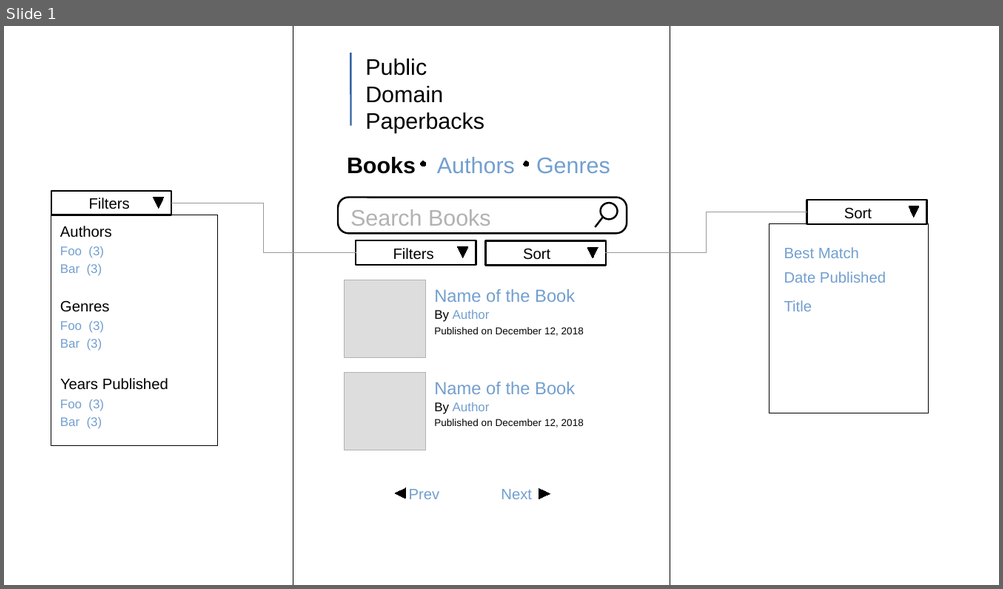
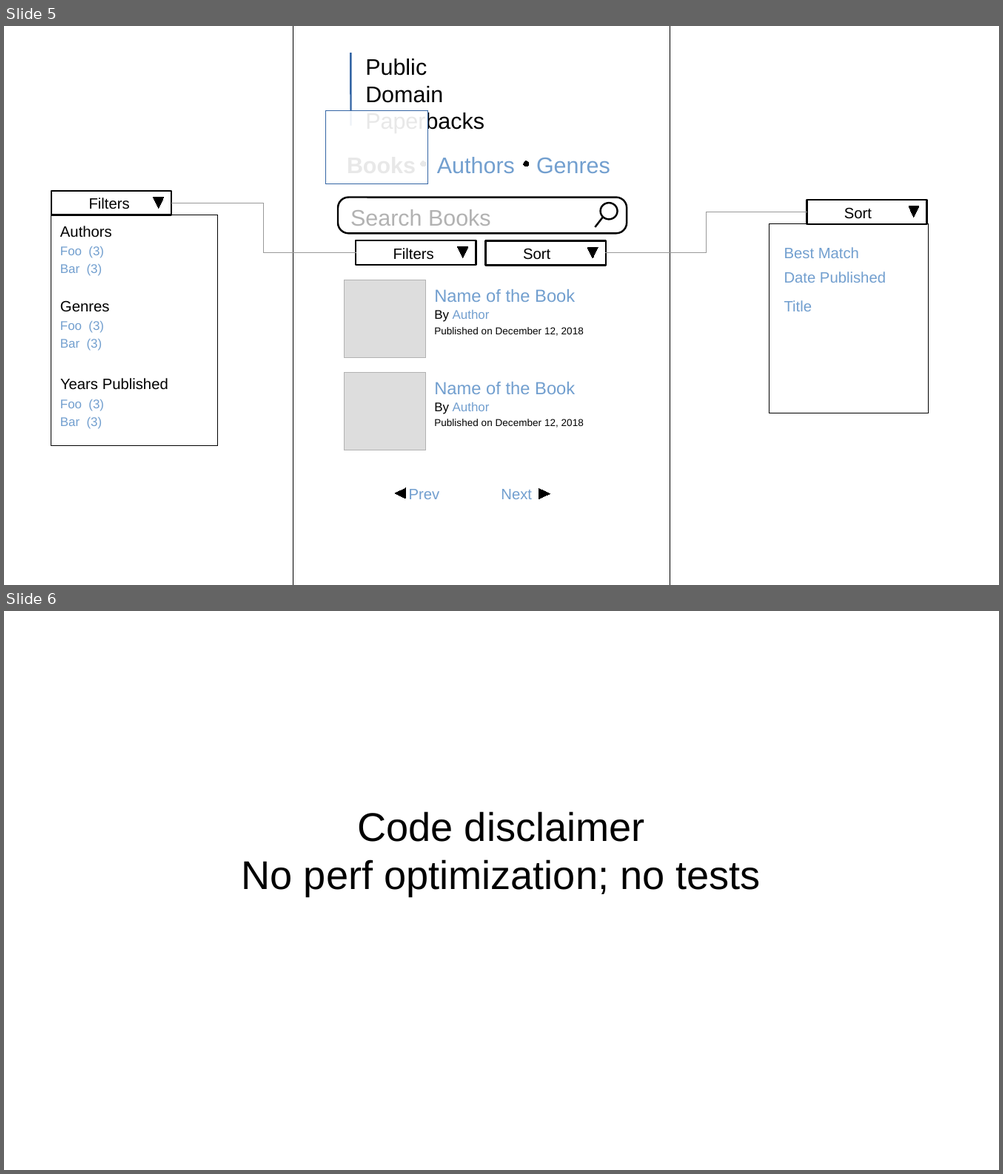
Before and after one commit to chriscressman/architecting-a-search-feature, a slide deck: presentation.odp. Shown one above the other, each under a label of ours: slide 1 before the commit, slides 5 and 6 after it. The pictures are 1003x589 and 1003x1174 pixels, drawn with LibreOffice and Linux fonts; fonts in the diff are those of the drawing. Boxes give left, top, right and bottom in pixels: in the first picture for what was removed or moved away, otherwise in the second. Text is boxed around its words. In the diff, an @@ line names an element or a change of style, - is before the commit and + after.

```diff
--- a/presentation.odp
+++ b/presentation.odp
@@ slide 6 added at (4,611,999,1170), background #FFFFFF @@
@@ subtitle added at (242,812,760,897), 32 pt, text #000000 @@
+Code disclaimer
+No perf optimization; no tests
@@ what was slide 1 is now slide 5 @@
@@ slide 5 changed as well @@
@@ rectangle added at (325,111,428,185), fill #FFFFFF at 91% opacity, outline #3465A4 0 pt @@
@@ text removed at (347,157,415,174) @@
-Books
```
Also in this commit, not shown: 7 other slides added.
